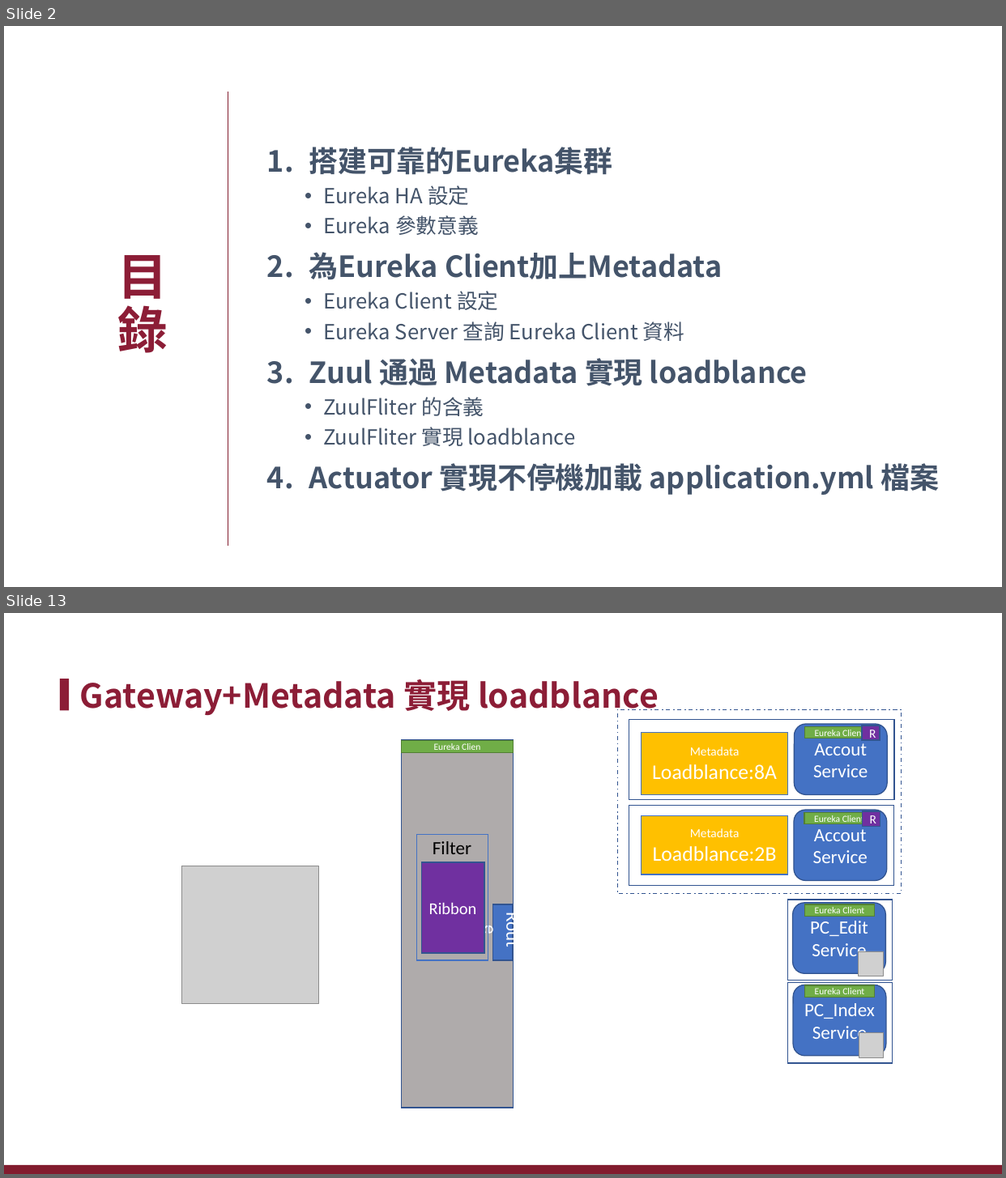
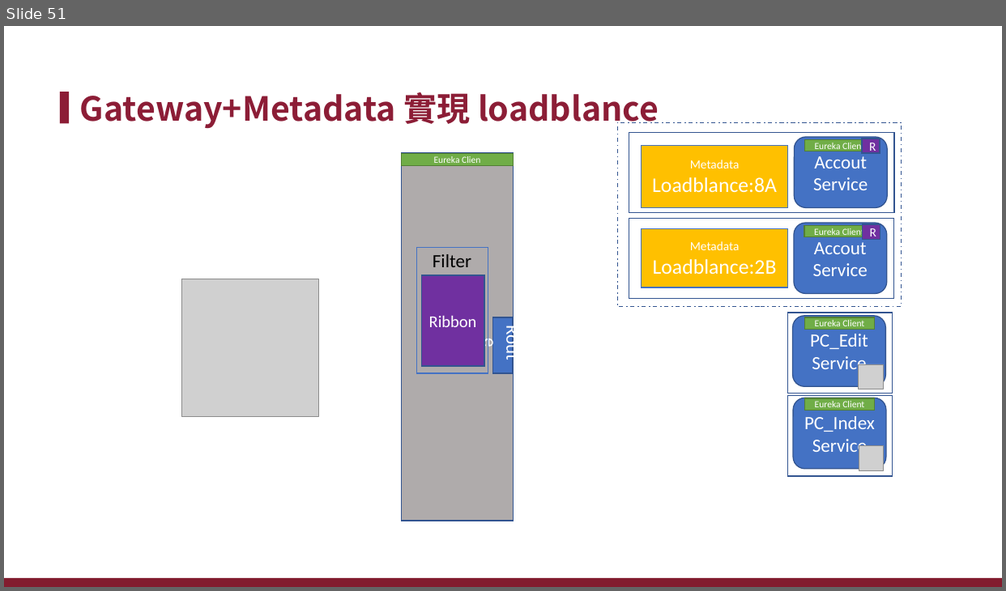
Before and after one commit to xiauchen/3__EurekaAndZuul, a slide deck: EurekaAndZuul.pptx. Shown one above the other, each under a label of ours: slides 2 and 13 before the commit, slide 51 after it; the slides between them are not shown. The pictures are 1006x1178 and 1006x591 pixels, drawn with LibreOffice and Linux fonts; fonts in the diff are those of the drawing; grey boxes stand for pictures; background and template pictures are left out. Boxes give left, top, right and bottom in pixels: in the first picture for what was removed or moved away, otherwise in the second. Text is boxed around its words. In the diff, an @@ line names an element or a change of style, - is before the commit and + after.

```diff
--- a/EurekaAndZuul.pptx
+++ b/EurekaAndZuul.pptx
@@ slide 2 removed at bbox=[4, 26, 1002, 587], background #FFFFFF @@
@@ line removed from (228, 91) to (228, 546) @@
@@ text removed at bbox=[309, 147, 939, 495] @@
-1. 搭建可靠的Eureka集群
-  • Eureka HA 設定
-  • Eureka 參數意義
-2. 為Eureka Client加上Metadata
-  • Eureka Client 設定
-  • Eureka Server 查詢 Eureka Client 資料
-3. Zuul 通過 Metadata 實現 loadblance
-  • ZuulFliter 的含義
-  • ZuulFliter 實現 loadblance
-4. Actuator 實現不停機加載 application.yml 檔案
@@ title removed at bbox=[118, 255, 168, 353] @@
-目錄
@@ what was slide 13 is now slide 51 @@
```
Also in this commit, not shown: 12 slides changed, 50 slides added, 5 other slides removed, 12 other files.
